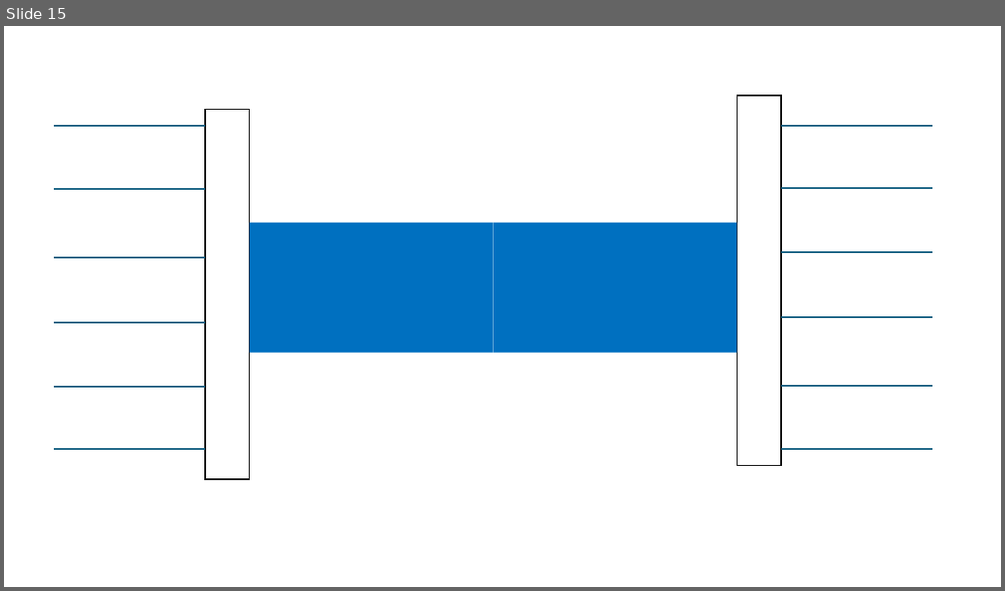
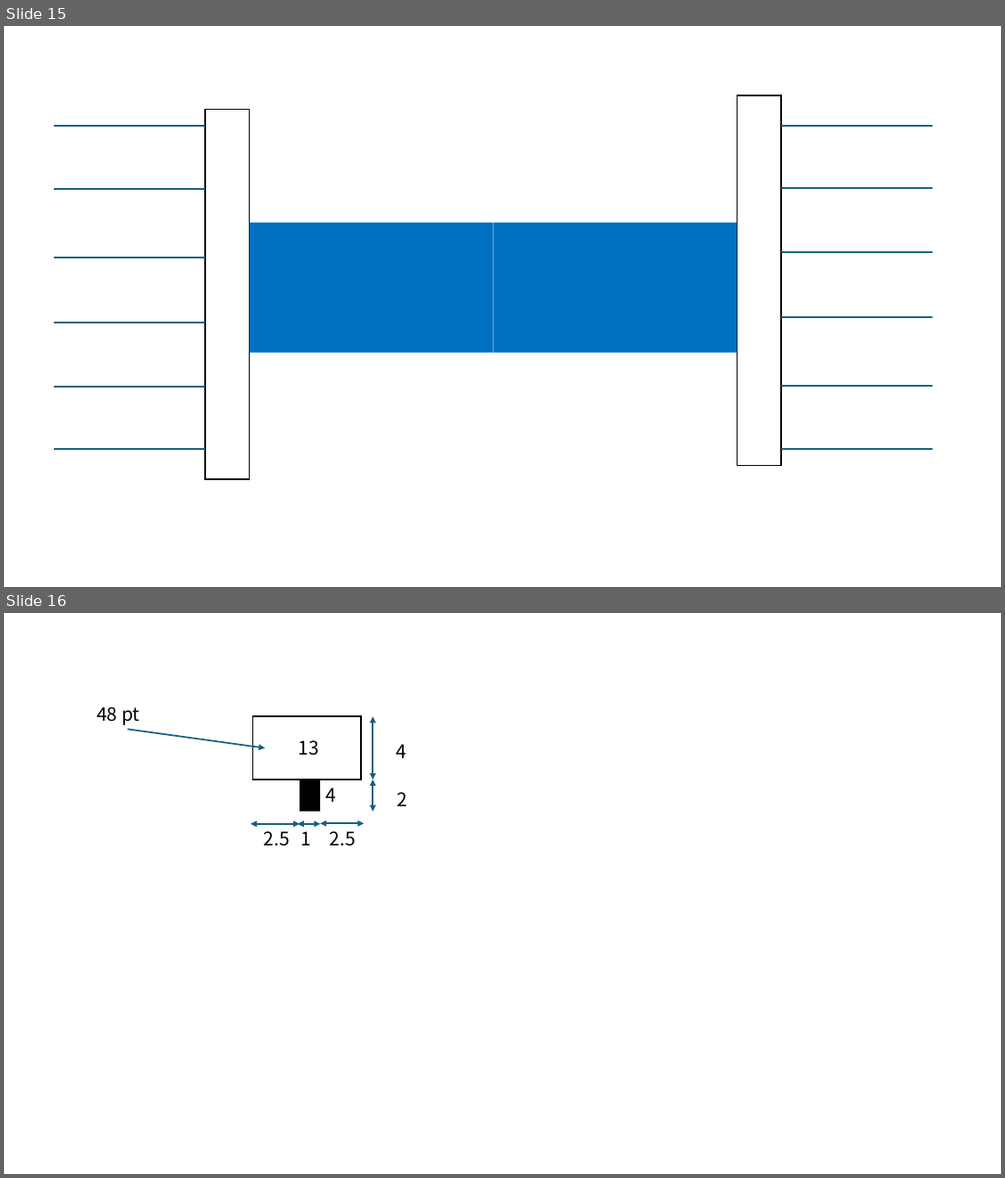
Before and after one commit to InftyAnt/Digital-Works, a slide deck: 프레젠테이션1.pptx. Shown one above the other, each under a label of ours: slide 15 before the commit, slides 15 and 16 after it. The pictures are 1005x591 and 1005x1178 pixels, drawn with LibreOffice and Linux fonts; fonts in the diff are those of the drawing. Boxes give left, top, right and bottom in pixels: in the first picture for what was removed or moved away, otherwise in the second. Text is boxed around its words. In the diff, an @@ line names an element or a change of style, - is before the commit and + after.

```diff
--- a/프레젠테이션1.pptx
+++ b/프레젠테이션1.pptx
@@ slide 16 added at bbox=[4, 613, 1001, 1174], background #FFFFFF @@
@@ text added at bbox=[97, 706, 140, 725], 18 pt, text #000000 @@
+48 pt
@@ rectangle added at bbox=[253, 717, 362, 779], outline #000000 1.5 pt @@
@@ double arrow added from (372, 717) to (372, 779), #156082 1.5 pt @@
@@ arrow added from (128, 729) to (265, 748), #156082 1.5 pt @@
@@ text added at bbox=[298, 740, 318, 755], 18 pt, text #000000 @@
+13
@@ text added at bbox=[396, 744, 406, 758], 18 pt, text #000000 @@
+4
@@ rectangle added at bbox=[299, 779, 320, 811], fill #000000 @@
@@ text added at bbox=[326, 787, 337, 802], 18 pt, text #000000 @@
+4
@@ double arrow added from (372, 779) to (372, 811), #156082 1.5 pt @@
@@ text added at bbox=[396, 792, 407, 806], 18 pt, text #000000 @@
+2
@@ double arrow added from (251, 824) to (299, 824), #156082 1.5 pt @@
@@ double arrow added from (298, 824) to (320, 824), #156082 1.5 pt @@
@@ double arrow added from (320, 823) to (364, 823), #156082 1.5 pt @@
@@ text added at bbox=[264, 831, 290, 846], 18 pt, text #000000 @@
+2.5
@@ text added at bbox=[301, 831, 312, 845], 18 pt, text #000000 @@
+1
@@ text added at bbox=[330, 831, 356, 846], 18 pt, text #000000 @@
+2.5
```
Also in this commit, not shown: 16 other slides added, 21 other files.
